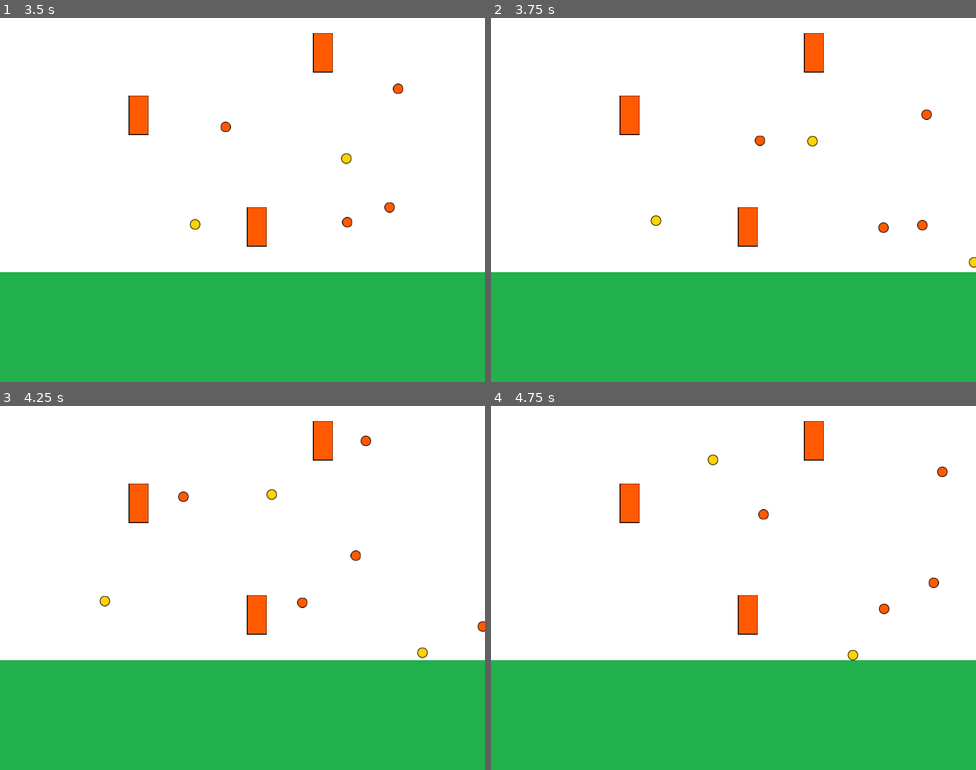
Above: before the commit, frames 1-4 (two rows, left to right).
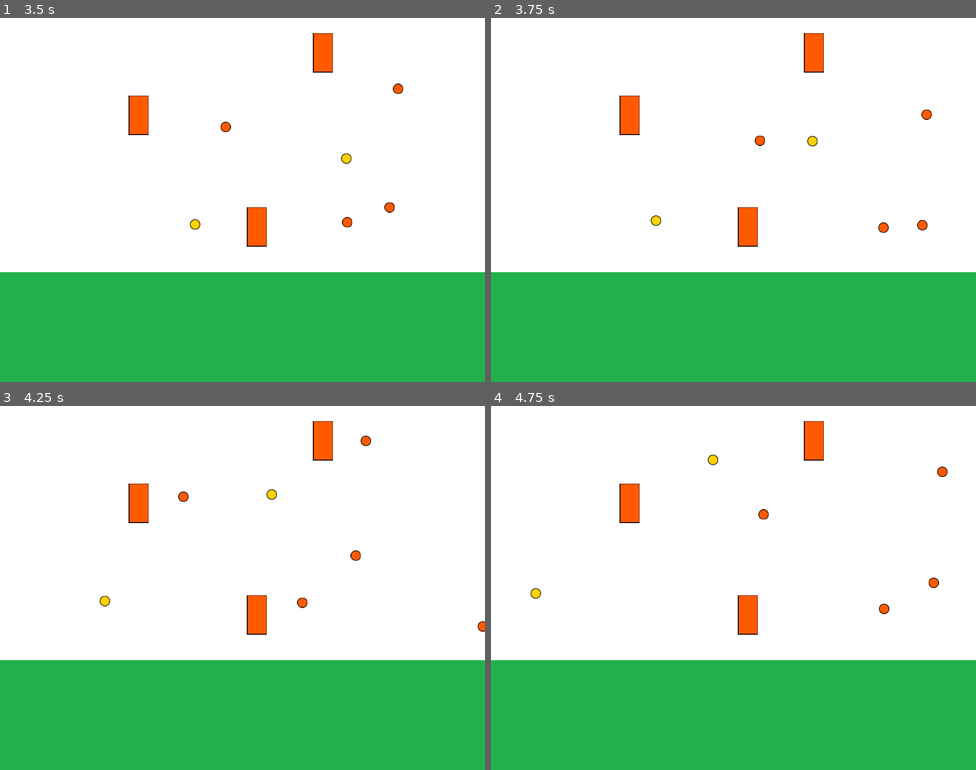
Above: after the commit, the same moments.

Repository: adriancardozo/entregas-ipv-cardozo-adrian
Game: Godot game, scene res://Main.tscn
The game is run twice, just before and just after one commit, with the same random seed, the same clock (stepped at 60 frames per second) and the same inputs.
Inputs (mouse positions are in pixels of both pictures, inside the frame that each line leads up to):
- Up to frame 1 (3.5 s): tap Enter at 0.5 s; move the mouse to (349, 181) at 0.52 s; hold D (move_right) 0.53-1.28 s; click (349, 181) at 0.6 s; move the mouse to (145, 218) at 1.27 s; hold A (move_left) 1.28-2.03 s; click (145, 218) at 1.35 s; move the mouse to (291, 119) at 2.02 s; hold D (move_right) from 2.03 s (still down); click (291, 119) at 2.1 s; move the mouse to (218, 272) at 2.77 s; click (218, 272) at 2.85 s
- Up to frame 2 (3.75 s): move the mouse to (879, 254) at 3.52 s; release D (move_right) at 3.53 s; hold A (move_left) from 3.53 s (still down); click (879, 254) at 3.6 s
- Up to frame 3 (4.25 s): keep holding A (move_left)
- Up to frame 4 (4.75 s): keep holding A (move_left); move the mouse to (588, 533) at 4.27 s; click (588, 533) at 4.35 s

Frame 1 is identical in both runs. In frame 2, less than 0.1% of the frame differs, in the area x 98-100%, y 65-69%; in frame 3, less than 0.1%; in frame 4, 0.1%, in the area x 8-76%, y 50-70%.

Commit message:
Ahora los proyectiles desaparecen al llegar al dejar de verse

Diff:
--- a/entrega-2-cardozo-adrian/TurretSpawner.gd
+++ b/entrega-2-cardozo-adrian/TurretSpawner.gd
@@ -13,8 +13,8 @@
 
 		var border_distance_vector = Vector2(border_distance, -border_distance)
 
-		var x_range = Vector2(0, turret_container.get_viewport().size.x) + border_distance_vector
-		var y_range = Vector2(0, turret_container.get_viewport().size.y - (turret_container.get_viewport().size.y - player.position.y)) + border_distance_vector
+		var x_range = Vector2(0, get_viewport().size.x) + border_distance_vector
+		var y_range = Vector2(0, get_viewport().size.y - (get_viewport().size.y - player.global_position.y)) + border_distance_vector
 
 		var random_x = randi() % int(x_range[1] - x_range[0]) + 1 + x_range[0]
 		var random_y =  randi() % int(y_range[1]-y_range[0]) + 1 + y_range[0]
--- a/entrega-2-cardozo-adrian/entities/AbstractProjectile.gd
+++ b/entrega-2-cardozo-adrian/entities/AbstractProjectile.gd
@@ -16,8 +16,9 @@
 	set_physics_process(true)
 
 func _physics_process(delta):
+	if _is_over_viewport():
+		emit_signal("delete_requested", self)
 	position += direction*speed*delta
 
-
-func _on_Timer_timeout():
-	emit_signal("delete_requested", self)
+func _is_over_viewport():
+	return global_position.x <= 0 or global_position.x >= get_viewport().size.x or  global_position.y <= 0 or global_position.y >= get_viewport().size.y
--- a/entrega-2-cardozo-adrian/entities/player/Player.gd
+++ b/entrega-2-cardozo-adrian/entities/player/Player.gd
@@ -14,7 +14,6 @@
 	projectile_container = container
 
 func _physics_process(delta):
-
 	var mouse_position: Vector2 = get_global_mouse_position()
 	cannon.look_at(mouse_position)
 
